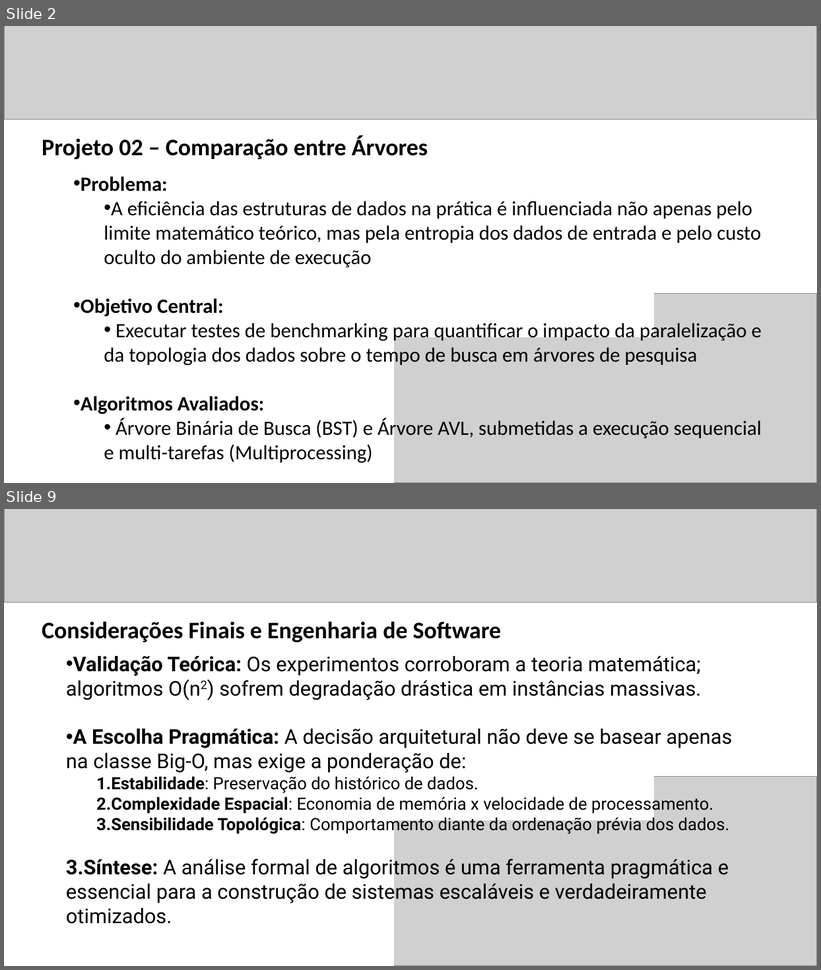
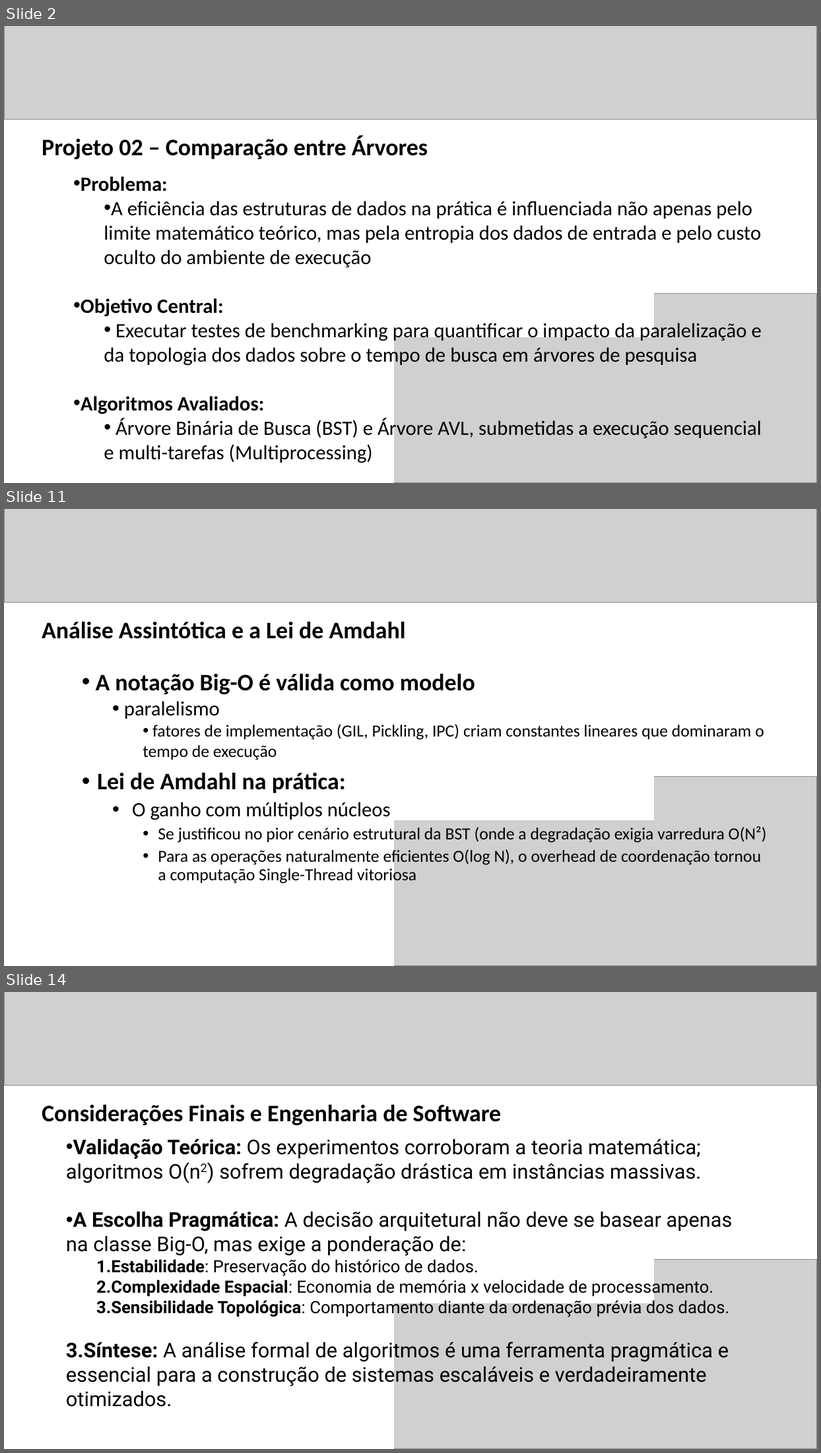
Before and after one commit to candidomor/Mestrado-Algoritimos-Projeto2, a slide deck: Apresentação - Projeto 02.pptx. Shown one above the other, each under a label of ours: slides 2 and 9 before the commit, slides 2, 11 and 14 after it; the slides between them are not shown. The pictures are 821x970 and 821x1453 pixels, drawn with LibreOffice and Linux fonts; fonts in the diff are those of the drawing; grey boxes stand for pictures. Boxes give left, top, right and bottom in pixels: in the first picture for what was removed or moved away, otherwise in the second. Text is boxed around its words. In the diff, an @@ line names an element or a change of style, - is before the commit and + after.

```diff
--- a/Apresentação - Projeto 02.pptx
+++ b/Apresentação - Projeto 02.pptx
@@ slide 11 added at (x1=4, y1=509, x2=817, y2=966), background #FFFFFF @@
@@ picture added at (x1=4, y1=509, x2=817, y2=602) @@
@@ title added at (x1=42, y1=621, x2=406, y2=639), 28 pt, text #000000, bold @@
+Análise Assintótica e a Lei de Amdahl
@@ text added at (x1=96, y1=673, x2=767, y2=885), 20 pt, text #000000 @@
+• A notação Big-O é válida como modelo
+  • paralelismo
+    • fatores de implementação (GIL, Pickling, IPC) criam constantes lineares que dominaram o tempo de execução
+• Lei de Amdahl na prática:
+  • O ganho com múltiplos núcleos
+    • Se justificou no pior cenário estrutural da BST (onde a degradação exigia varredura O(N²)
+    • Para as operações naturalmente eficientes O(log N), o overhead de coordenação tornou a computação Single-Thread vitoriosa
@@ rectangle added at (x1=357, y1=748, x2=654, y2=820), fill #FFFFFF, outline #FFFFFF 1 pt @@
@@ rectangle added at (x1=320, y1=777, x2=394, y2=966), fill #FFFFFF, outline #FFFFFF 1 pt @@
@@ picture added at (x1=370, y1=777, x2=817, y2=966) @@
@@ what was slide 9 is now slide 14 @@
```
Also in this commit, not shown: 4 slides changed, 6 other slides added, 2 slides removed, 10 other files.
